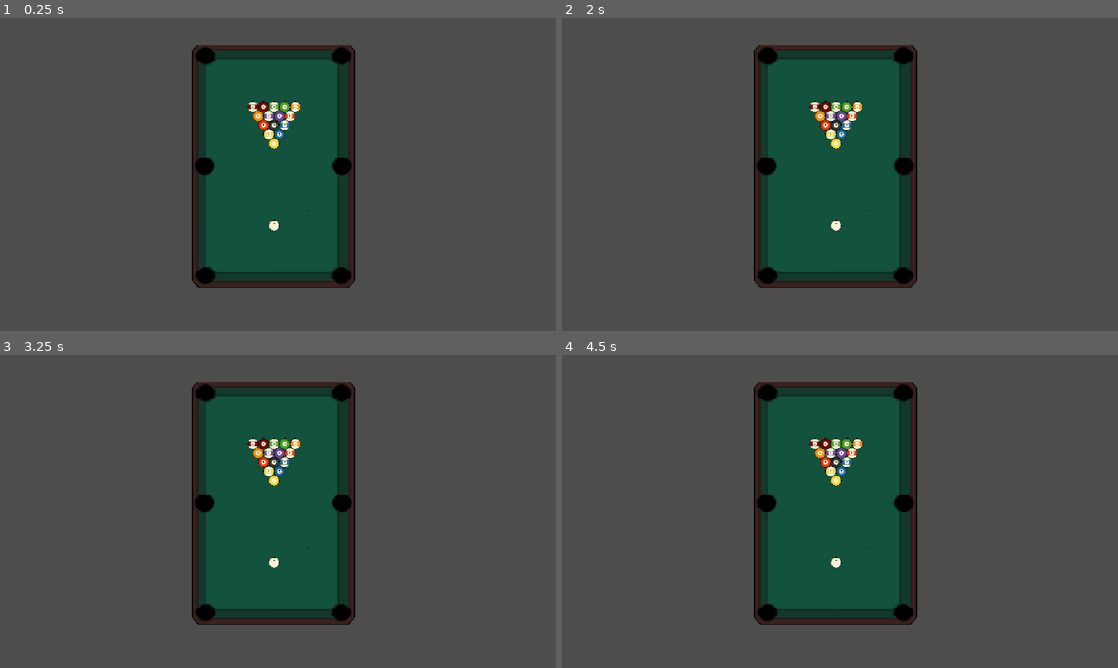
Above: before the commit, frames 1-4 (two rows, left to right).
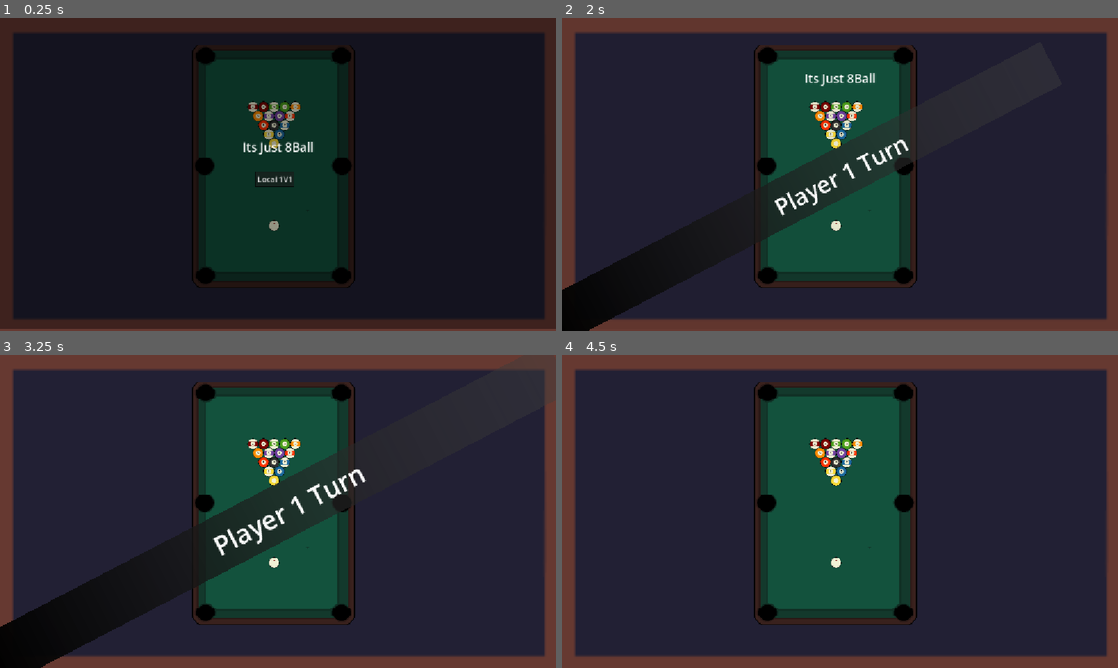
Above: after the commit, the same moments.

Repository: RohanFlynn/8ball
Game: Godot game, scene res://pool_game.tscn
Two runs of this game, one before a commit and one after it. Both use one fixed random seed, a clock stepped at 60 frames per second and the inputs below.
Inputs (mouse positions are in pixels of both pictures, inside the frame that each line leads up to):
- Up to frame 1 (0.25 s): no input
- Up to frame 2 (2 s): click (834, 177) at 0.5 s, where only the run after the commit has a clickable "Local 1V1"; tap Enter at 1.25 s; move the mouse to (962, 158) at 1.27 s; hold Right from 1.28 s (still down); tap Alt at 1.35 s; click (962, 158) at 1.42 s
- Up to frame 3 (3.25 s): move the mouse to (166, 527) at 2.02 s; release Right at 2.03 s; hold Down 2.03-2.78 s; tap Shift at 2.1 s; click (166, 527) at 2.17 s; move the mouse to (333, 442) at 2.77 s; hold Right from 2.78 s (still down); tap Alt at 2.85 s; click (333, 442) at 2.92 s
- Up to frame 4 (4.5 s): tap Space at 3.5 s; move the mouse to (812, 574) at 3.52 s; release Right at 3.53 s; hold Up 3.53-4.28 s; tap Shift at 3.6 s; click (812, 574) at 3.67 s; move the mouse to (1006, 558) at 4.27 s; hold Left from 4.28 s (still down); tap Alt at 4.35 s; click (1006, 558) at 4.42 s

The runs differ from the first frame. In frame 1, 93% of the frame differs, in the area x 0-100%, y 0-100%; in frame 2, 82%; in frame 3, 82%; in frame 4, 77%.

Commit message:
polish
added some polish and made a turn system to the game

Diff:
--- /dev/null
+++ b/8-ballpool/Lablenotif.gd
@@ -0,0 +1,25 @@
+extends Label
+
+var notif = false
+
+# Called when the node enters the scene tree for the first time.
+func _ready() -> void:
+	scale.x = 0
+	scale.y = 0
+
+
+# Called every frame. 'delta' is the elapsed time since the previous frame.
+func _process(delta: float) -> void:
+	if notif:
+		if scale.x <= 1:
+			scale.x += 0.01
+			scale.y += 0.01
+		else:
+			await get_tree().create_timer(2.0).timeout
+			notif = false
+			scale.x = 0
+			scale.y = 0
+
+func notify(p):
+	text = "Player " + str(p + 1) + " Turn"
+	notif = true
--- /dev/null
+++ b/8-ballpool/game_data.gd
@@ -0,0 +1,3 @@
+extends Node
+
+var player = 0
--- a/8-ballpool/hitball.gd
+++ b/8-ballpool/hitball.gd
@@ -1,44 +1,58 @@
 extends RigidBody2D
 
+var cancan = false
 var can = true
 var aiming = false
 var shot = false
 var bshot = false
 var lp = Vector2()
 var mp = Vector2()
+var player = GameData.player
+var shown = false
 @onready var line: Line2D = $powerline
 @onready var line2: Line2D = $Line2D
 
 func _physics_process(delta: float) -> void:
-	if linear_velocity.length() < 1.0:
-		can = true
-	else:
-		can = false
-	if aiming:
-		line.points[1] = get_local_mouse_position()
-		line2.points[1] = (get_local_mouse_position() * -1)
-	elif bshot:
-		line2.points[1] = Vector2(0, 0)
-		if line.points[1].length() > 1:
-			line.points[1] -= lp / 10
+	if cancan:
+		if linear_velocity.length() < 1.0:
+			if player == 0 and can == false:
+				GameData.player = 1
+				player = GameData.player
+			elif player == 1 and can == false:
+				GameData.player = 0
+				player = GameData.player
+			if not shown:
+				get_tree().call_group("notification", "notify", player)
+				shown = true
+			can = true
 		else:
-			line.points[1] = Vector2.ZERO
-			shot = true
-			if shot:
-				shootball(mp)
+			can = false
+		if aiming:
+			line.points[1] = get_local_mouse_position()
+			line2.points[1] = (get_local_mouse_position() * -1)
+		elif bshot:
+			line2.points[1] = Vector2(0, 0)
+			if line.points[1].length() > 1:
+				line.points[1] -= lp / 10
+			else:
+				line.points[1] = Vector2.ZERO
+				shot = true
+				if shot:
+					shootball(mp)
 
 func _input(event):
-	if event is InputEventMouseButton:
-		if event.button_index == MOUSE_BUTTON_LEFT:
-			if event.pressed and can:
-				if event.global_position.distance_to(global_position) <= 30:
-					aiming = true
-			else:
-				if aiming:
-					aiming = false
-					bshot = true
-					lp = line.points[1]
-					mp = event.global_position
+	if cancan:
+		if event is InputEventMouseButton:
+			if event.button_index == MOUSE_BUTTON_LEFT:
+				if event.pressed and can:
+					if event.global_position.distance_to(global_position) <= 30:
+						aiming = true
+				else:
+					if aiming:
+						aiming = false
+						bshot = true
+						lp = line.points[1]
+						mp = event.global_position
 
 func shootball(mp):
 	shot = false
@@ -46,3 +60,7 @@
 	var direction = global_position - mp
 	apply_central_impulse(direction)
 	get_tree().call_group("stick", "rel", global_position)
+	shown = false
+
+func start():
+	cancan = true
--- /dev/null
+++ b/8-ballpool/notif.gd
@@ -0,0 +1,24 @@
+extends Control
+
+var notif = false
+
+# Called when the node enters the scene tree for the first time.
+func _ready() -> void:
+	scale.x = 0
+	scale.y = 0
+
+
+# Called every frame. 'delta' is the elapsed time since the previous frame.
+func _process(delta: float) -> void:
+	if notif:
+		if scale.x <= 1:
+			scale.x += 0.01
+			scale.y += 0.01
+		else:
+			await get_tree().create_timer(2.0).timeout
+			notif = false
+			scale.x = 0
+			scale.y = 0
+
+func notify(p):
+	notif = true
--- a/8-ballpool/pool_game.tscn
+++ b/8-ballpool/pool_game.tscn
@@ -1,9 +1,15 @@
 [gd_scene format=4 uid="uid://c003vnh5bhg8i"]
 
 [ext_resource type="Texture2D" uid="uid://n05jxr5rfh3w" path="res://Table and Cue Stick.png" id="1_hrwhm"]
+[ext_resource type="Texture2D" uid="uid://drvp6x377ifhw" path="res://poolbg.png" id="1_ufhab"]
 [ext_resource type="PackedScene" uid="uid://dsj8d5j50vhl1" path="res://balls.tscn" id="2_gqlua"]
 [ext_resource type="PackedScene" uid="uid://d0of2771emp2" path="res://hitball.tscn" id="3_i4skc"]
 [ext_resource type="Script" uid="uid://c5od67mp21fug" path="res://out.gd" id="4_woq0j"]
+[ext_resource type="Script" uid="uid://wkugpx5xr4q8" path="res://start_b.gd" id="5_jryfu"]
+[ext_resource type="Script" uid="uid://bwwofod46xxga" path="res://texture_rect.gd" id="5_ogrcx"]
+[ext_resource type="Script" uid="uid://c6n31w0o4axw1" path="res://starttitle.gd" id="6_mrpvw"]
+[ext_resource type="Script" uid="uid://cdmanwry6nv8b" path="res://notif.gd" id="9_qi0jn"]
+[ext_resource type="Script" uid="uid://dy157owxmarn6" path="res://Lablenotif.gd" id="10_sv73n"]
 
 [sub_resource type="PhysicsMaterial" id="PhysicsMaterial_jryfu"]
 friction = 0.0
@@ -807,9 +813,65 @@
 [sub_resource type="CircleShape2D" id="CircleShape2D_i4skc"]
 radius = 17.117243
 
+[sub_resource type="Gradient" id="Gradient_woq0j"]
+offsets = PackedFloat32Array(0)
+colors = PackedColorArray(0, 0, 0, 0.39215687)
+
+[sub_resource type="GradientTexture2D" id="GradientTexture2D_jryfu"]
+gradient = SubResource("Gradient_woq0j")
+
+[sub_resource type="SystemFont" id="SystemFont_ogrcx"]
+font_names = PackedStringArray("Rockwell")
+font_italic = true
+
+[sub_resource type="LabelSettings" id="LabelSettings_mrpvw"]
+font = SubResource("SystemFont_ogrcx")
+font_size = 25
+
+[sub_resource type="StyleBoxFlat" id="StyleBoxFlat_woq0j"]
+bg_color = Color(0.103743516, 0.103743546, 0.10374347, 0.61960787)
+border_width_left = 2
+border_width_top = 2
+border_width_right = 2
+border_width_bottom = 2
+border_color = Color(0, 0, 0, 1)
+border_blend = true
+corner_detail = 20
+
+[sub_resource type="StyleBoxFlat" id="StyleBoxFlat_jryfu"]
+bg_color = Color(1, 1, 1, 1)
+border_width_left = 2
+border_width_top = 2
+border_width_right = 2
+border_width_bottom = 2
+border_color = Color(0, 0, 0, 1)
+border_blend = true
+corner_detail = 20
+
+[sub_resource type="Gradient" id="Gradient_ufhab"]
+colors = PackedColorArray(0, 0, 0, 1, 0.24840015, 0.24840018, 0.24840015, 0.41960785)
+
+[sub_resource type="GradientTexture1D" id="GradientTexture1D_qi0jn"]
+gradient = SubResource("Gradient_ufhab")
+
+[sub_resource type="SystemFont" id="SystemFont_sv73n"]
+font_names = PackedStringArray("Rockwell")
+
+[sub_resource type="LabelSettings" id="LabelSettings_qn0cm"]
+font = SubResource("SystemFont_sv73n")
+font_size = 54
+
 [node name="Pool_game" type="Node2D" unique_id=626447976]
 
+[node name="Sprite2D" type="Sprite2D" parent="." unique_id=631425298]
+light_mask = 2
+visibility_layer = 2
+position = Vector2(575.99994, 324.00003)
+scale = Vector2(1.8000001, 2.0250003)
+texture = ExtResource("1_ufhab")
+
 [node name="TileMapLayer" type="TileMapLayer" parent="." unique_id=1107427880]
+top_level = true
 position = Vector2(833.00006, -124.99999)
 rotation = 1.5707964
 scale = Vector2(1.2, 1.1)
@@ -818,10 +880,14 @@
 
 [node name="balls" parent="." unique_id=1683868117 instance=ExtResource("2_gqlua")]
 unique_name_in_owner = true
+top_level = true
+light_mask = 2
+visibility_layer = 2
 position = Vector2(568, 262)
 rotation = 3.1415927
 
-[node name="hitball" parent="." unique_id=1528913986 instance=ExtResource("3_i4skc")]
+[node name="hitball" parent="." unique_id=1528913986 groups=["starters"] instance=ExtResource("3_i4skc")]
+top_level = true
 position = Vector2(568, 430)
 mass = 0.5
 physics_material_override = SubResource("PhysicsMaterial_woq0j")
@@ -853,3 +919,71 @@
 [node name="6" type="CollisionShape2D" parent="out" unique_id=506304912]
 position = Vector2(280, -455)
 shape = SubResource("CircleShape2D_i4skc")
+
+[node name="Control" type="Control" parent="." unique_id=1095112795]
+layout_mode = 3
+anchors_preset = 0
+offset_right = 40.0
+offset_bottom = 40.0
+
+[node name="CanvasLayer" type="CanvasLayer" parent="Control" unique_id=133892830]
+
+[node name="TextureRect" type="TextureRect" parent="Control/CanvasLayer" unique_id=1023251898 groups=["starters"]]
+offset_right = 1155.0
+offset_bottom = 644.0
+texture = SubResource("GradientTexture2D_jryfu")
+script = ExtResource("5_ogrcx")
+
+[node name="Label" type="Label" parent="Control/CanvasLayer" unique_id=1185230012 groups=["starters"]]
+offset_right = 1152.0
+offset_bottom = 650.0
+text = "Its Just 8Ball
+
+
+"
+label_settings = SubResource("LabelSettings_mrpvw")
+horizontal_alignment = 1
+vertical_alignment = 1
+script = ExtResource("6_mrpvw")
+
+[node name="startB" type="Button" parent="Control/CanvasLayer" unique_id=1215033188]
+offset_left = 529.0
+offset_top = 318.0
+offset_right = 610.0
+offset_bottom = 349.0
+theme_override_styles/normal = SubResource("StyleBoxFlat_woq0j")
+theme_override_styles/pressed = SubResource("StyleBoxFlat_jryfu")
+action_mode = 0
+text = "Local 1V1"
+script = ExtResource("5_jryfu")
+
+[node name="CanvasLayer2" type="CanvasLayer" parent="Control" unique_id=507344741]
+
+[node name="Control" type="Control" parent="Control/CanvasLayer2" unique_id=1775441203]
+layout_mode = 3
+anchors_preset = 0
+offset_right = 40.0
+offset_bottom = 40.0
+
+[node name="TextureRect" type="TextureRect" parent="Control/CanvasLayer2/Control" unique_id=246680271 groups=["notification"]]
+layout_mode = 0
+offset_left = -56.228153
+offset_top = 592.7716
+offset_right = 1284.6338
+offset_bottom = 705.6104
+rotation = -0.4785881
+texture = SubResource("GradientTexture1D_qi0jn")
+script = ExtResource("9_qi0jn")
+
+[node name="Label" type="Label" parent="Control/CanvasLayer2/Control" unique_id=356533046 groups=["notification"]]
+layout_mode = 0
+offset_left = 429.0
+offset_top = 365.99997
+offset_right = 755.0
+offset_bottom = 430.99997
+rotation = -0.47822022
+text = "Player 1 Turn"
+label_settings = SubResource("LabelSettings_qn0cm")
+script = ExtResource("10_sv73n")
+
+[connection signal="pressed" from="Control/CanvasLayer/startB" to="Control/CanvasLayer/startB" method="_on_pressed"]
--- a/8-ballpool/project.godot
+++ b/8-ballpool/project.godot
@@ -19,6 +19,10 @@
 config/features=PackedStringArray("4.6", "Mobile")
 config/icon="res://icon.svg"
 
+[autoload]
+
+GameData="*uid://bw5vetxmoq5s1"
+
 [display]
 
 window/stretch/mode="canvas_items"
@@ -30,6 +34,11 @@
 [global_group]
 
 stick=""
+b=""
+s=""
+8ball=""
+starters=""
+notification=""
 
 [physics]
 
--- /dev/null
+++ b/8-ballpool/start_b.gd
@@ -0,0 +1,16 @@
+extends Button
+
+
+# Called when the node enters the scene tree for the first time.
+func _ready() -> void:
+	pass # Replace with function body.
+
+
+# Called every frame. 'delta' is the elapsed time since the previous frame.
+func _process(delta: float) -> void:
+	pass
+
+
+func _on_pressed() -> void:
+	get_tree().call_group("starters", "start")
+	hide()
--- /dev/null
+++ b/8-ballpool/startlayer.gd
@@ -0,0 +1,11 @@
+extends CanvasLayer
+
+
+# Called when the node enters the scene tree for the first time.
+func _ready() -> void:
+	pass # Replace with function body.
+
+
+# Called every frame. 'delta' is the elapsed time since the previous frame.
+func _process(delta: float) -> void:
+	pass
--- /dev/null
+++ b/8-ballpool/starttitle.gd
@@ -0,0 +1,21 @@
+extends Label
+
+var s = false
+var a = 0.5
+# Called when the node enters the scene tree for the first time.
+func _ready() -> void:
+	pass # Replace with function body.
+
+
+# Called every frame. 'delta' is the elapsed time since the previous frame.
+func _process(delta: float) -> void:
+	if s:
+		if position.y >= -500:
+			a += 0.025
+			position.y -= a
+		else:
+			queue_free()
+
+
+func start():
+	s = true
--- /dev/null
+++ b/8-ballpool/texture_rect.gd
@@ -0,0 +1,21 @@
+extends TextureRect
+
+var s = false
+var a = 1
+# Called when the node enters the scene tree for the first time.
+func _ready() -> void:
+	pass # Replace with function body.
+
+
+# Called every frame. 'delta' is the elapsed time since the previous frame.
+func _process(delta: float) -> void:
+	if s:
+		if a != 0:
+			a -= 0.01
+			modulate.a = a
+		else:
+			queue_free()
+
+
+func start():
+	s = true
Not shown, added: 8-ballpool/Lablenotif.gd.uid
Binary file added: 8-ballpool/Sprite-0002.png
Not shown, added: 8-ballpool/Sprite-0002.png.import
Not shown, added: 8-ballpool/game_data.gd.uid
Not shown, added: 8-ballpool/notif.gd.uid
Binary file added: 8-ballpool/poolbg.png
Not shown, added: 8-ballpool/poolbg.png.import
Not shown, added: 8-ballpool/start_b.gd.uid
Not shown, added: 8-ballpool/startlayer.gd.uid
Not shown, added: 8-ballpool/starttitle.gd.uid
Not shown, added: 8-ballpool/texture_rect.gd.uid
Not shown, added: 8-ballpool/pool_game.tscn10566512201.tmp
(and 1 more such lines)
